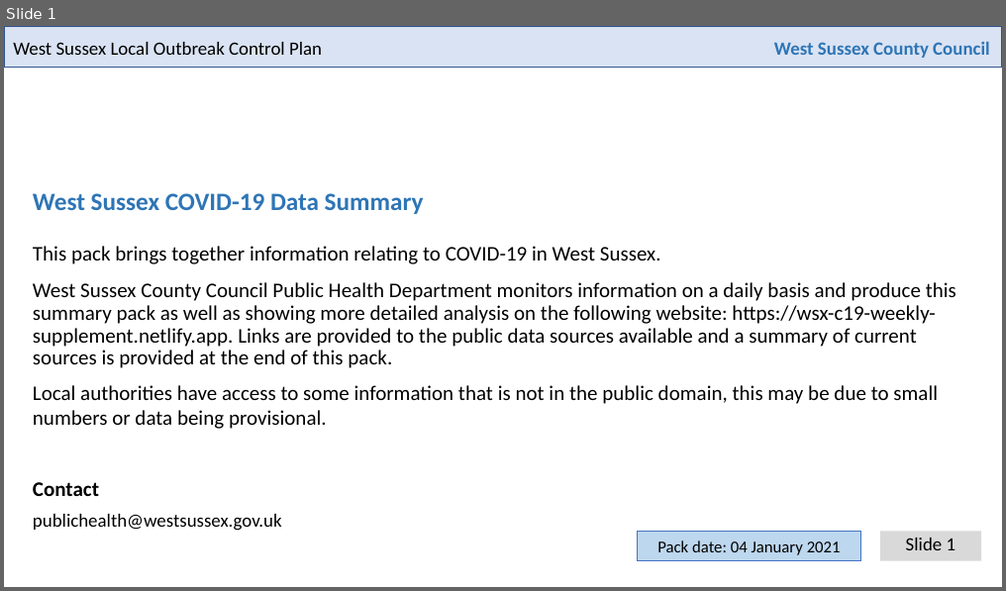
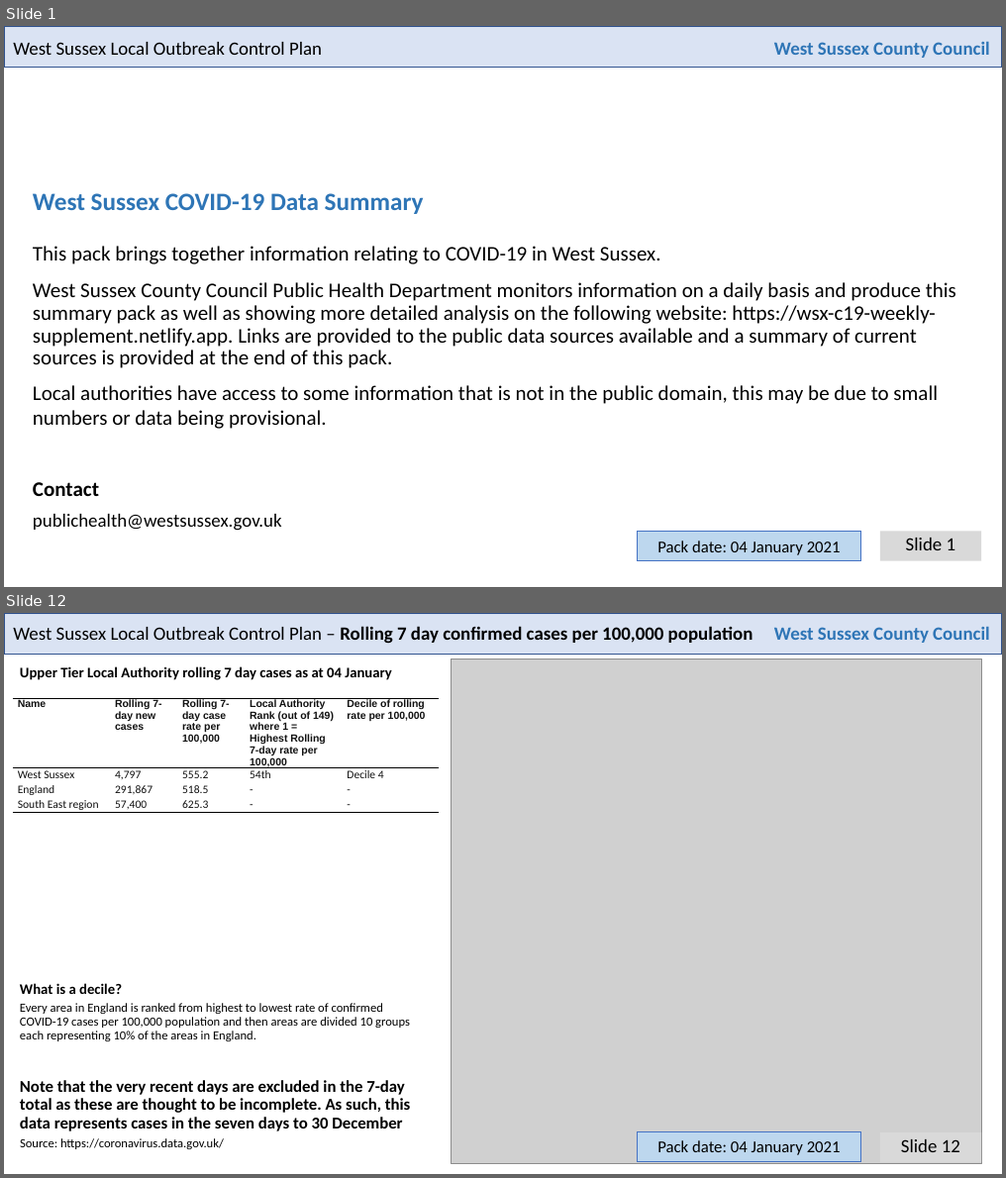
Before and after one commit to psychty/wsx_covid_datapack_public, a slide deck: Latest_West_Sussex_C19_slide_deck.pptx. Shown one above the other, each under a label of ours: slide 1 before the commit, slides 1 and 12 after it; the slides between them are not shown. The pictures are 1006x591 and 1006x1178 pixels, drawn with LibreOffice and Linux fonts; fonts in the diff are those of the drawing; grey boxes stand for pictures; background and template pictures are left out. Boxes give left, top, right and bottom in pixels: in the first picture for what was removed or moved away, otherwise in the second. Text is boxed around its words. In the diff, an @@ line names an element or a change of style, - is before the commit and + after.

```diff
--- a/Latest_West_Sussex_C19_slide_deck.pptx
+++ b/Latest_West_Sussex_C19_slide_deck.pptx
@@ slide 12 added at (4,613,1002,1174), background #FFFFFF; not listed: 1 template element that a slide beside it also shows @@
@@ text added at (13,626,753,644), 18 pt, text #000000, bold @@
+West Sussex Local Outbreak Control Plan – Rolling 7 day confirmed cases per 100,000 population
@@ text added at (774,626,990,643), 18 pt, text #2E75B6, bold @@
+West Sussex County Council
@@ text added at (20,666,391,680), 14 pt, text #000000, bold @@
+Upper Tier Local Authority rolling 7 day cases as at 04 January
@@ picture added at (450,659,982,1164) @@
@@ table added at (12,698,439,906), 4 rows, 5 columns @@
+Name | Rolling 7-day new cases | Rolling 7-day case rate per 100,000 | Local Authority Rank (out of 149) where 1 = Highest Rolling 7-day rate per 100,000 | Decile of rolling rate per 100,000
+West Sussex | 4,797 | 555.2 | 54th | Decile 4
+England | 291,867 | 518.5 | - | -
+South East region | 57,400 | 625.3 | - | -
@@ text added at (20,983,122,994), 14 pt, text #000000, bold @@
+What is a decile?
@@ text added at (20,1003,410,1042), 12 pt, text #000000 @@
+Every area in England is ranked from highest to lowest rate of confirmed COVID-19 cases per 100,000 population and then areas are divided 10 groups each representing 10% of the areas in England.
@@ text added at (20,1080,411,1132), 16 pt, text #000000, bold @@
+Note that the very recent days are excluded in the 7-day total as these are thought to be incomplete. As such, this data represents cases in the seven days to 30 December
@@ text added at (20,1139,224,1150), 12 pt, text #000000 @@
+Source: https://coronavirus.data.gov.uk/
@@ rectangle added at (638,1132,862,1161), fill #BDD7EE, outline #4472C4 0.75 pt, 16 pt, text #000000 @@
+Pack date: 04 January 2021
@@ text added at (880,1133,981,1162), fill #D9D9D9, 18 pt, text #000000 @@
+Slide 12
```
Also in this commit, not shown: 5 slides changed, 4 other slides added, 53 other files.
